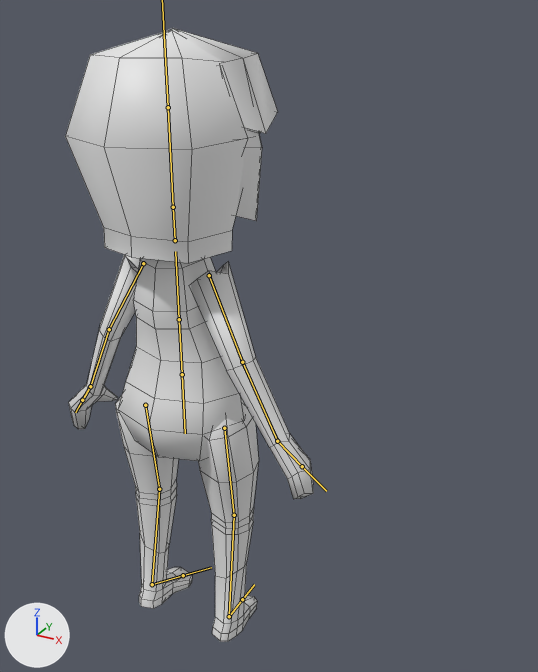
An edit to the FBX model Assets/Models/MC/Player.fbx, drawn before and after from the same camera.
Rendered twice from a 50 mm camera at (5.04, -6.88, 2.24) aimed at (0.37, 1.61, -2.0). The lights are fixed; the arrows at lower left show +X, +Y and +Z. The bones that bend it are drawn over the model as lines. Mesh edges are drawn as thin lines.
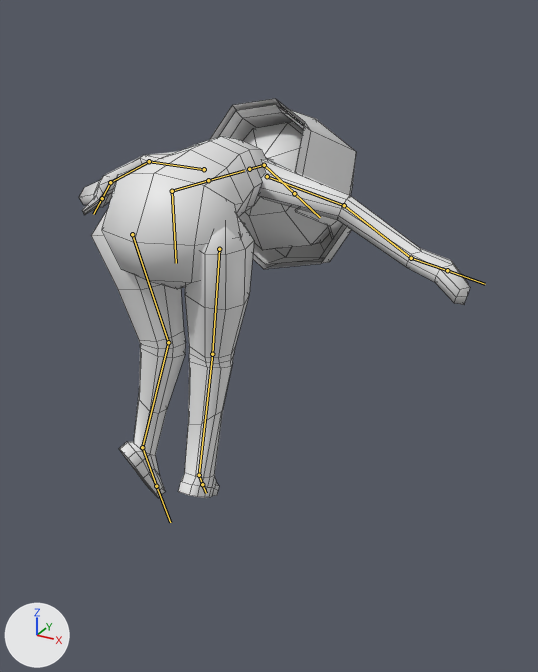
The newer file adds an action. The first version stands in its rest pose; the second is drawn at frame 80 of the action 'Armature|Drowned'.

Pixel boxes [x1, y1, x2, y2] of what changed, in the pictures (538 x 672 px):
'Sphere', posed (57% wider, 35% shorter)
    before: [65, 28, 313, 642]
    after: [79, 99, 470, 498]
bone 'bodybot', root to tip
    before: (182, 374) to (185, 433)
    after: (172, 191) to (176, 263)
bone 'legtopleft', root to tip
    before: (145, 405) to (159, 489)
    after: (132, 234) to (168, 342)
bone 'legbotleft', root to tip
    before: (159, 489) to (152, 584)
    after: (168, 342) to (142, 447)
bone 'footleft', root to tip
    before: (152, 584) to (183, 575)
    after: (142, 447) to (156, 486)
bone 'legtopright', root to tip
    before: (224, 428) to (234, 515)
    after: (219, 249) to (212, 354)
bone 'legbotright', root to tip
    before: (234, 515) to (229, 616)
    after: (212, 354) to (199, 475)
bone 'footright', root to tip
    before: (229, 616) to (242, 599)
    after: (199, 475) to (202, 484)
bone 'bodymid', root to tip
    before: (182, 374) to (179, 319)
    after: (172, 191) to (208, 180)
bone 'head', root to tip
    before: (173, 207) to (168, 107)
    after: (264, 165) to (294, 193)
bone 'armtopleft', root to tip
    before: (143, 263) to (109, 329)
    after: (204, 169) to (149, 161)
bone 'armbotleft', root to tip
    before: (109, 329) to (90, 386)
    after: (149, 161) to (110, 182)
bone 'armtopright', root to tip
    before: (209, 275) to (242, 362)
    after: (267, 176) to (344, 205)
bone 'armbotright', root to tip
    before: (242, 362) to (277, 441)
    after: (344, 205) to (411, 258)

The edits, one by one:
Bone 'bodybot' (bone_bodybot) moves from (0.0, 0.0, 0.0) to (0.0, -2.34, 0.0).
Bone 'legtopleft' (bone_legtopleft) turns from (0, 0, 0) to (0, 20, 13) degrees about its own x, y and z.
Bone 'legbotleft' (bone_legbotleft) turns from (0, 0, 0) to (8, 0, -14) degrees about its own x, y and z.
Bone 'footleft' (bone_footleft) turns from (0, 0, 0) to (51, -10, -4) degrees about its own x, y and z.
Bone 'legtopright' (bone_legtopright) turns from (0, 0, 0) to (0, 0, -10) degrees about its own x, y and z.
Bone 'legbotright' (bone_legbotright) turns from (0, 0, 0) to (7, -7, 8) degrees about its own x, y and z.
Bone 'footright' (bone_footright) turns from (0, 0, 0) to (19, 4, 1) degrees about its own x, y and z.
Bone 'bodymid' (bone_bodymid) moves from (0.0, 0.0, 0.0) to (0.0, 2.34, 0.0).
Bone 'bodymid' (bone_bodymid) turns from (0, 0, 0) to (92, 0, 0) degrees about its own x, y and z.
Bone 'head' (bone_head) turns from (0, 0, 0) to (30, 7, 4) degrees about its own x, y and z.
Bone 'armtopleft' (bone_armtopleft) turns from (0, 0, 0) to (14, -77, 58) degrees about its own x, y and z.
Bone 'armbotleft' (bone_armbotleft) turns from (0, 0, 0) to (-15, 101, -32) degrees about its own x, y and z.
Bone 'armtopright' (bone_armtopright) turns from (0, 0, 0) to (-11, 152, -72) degrees about its own x, y and z.
Bone 'armbotright' (bone_armbotright) turns from (0, 0, 0) to (-39, -46, 26) degrees about its own x, y and z.
